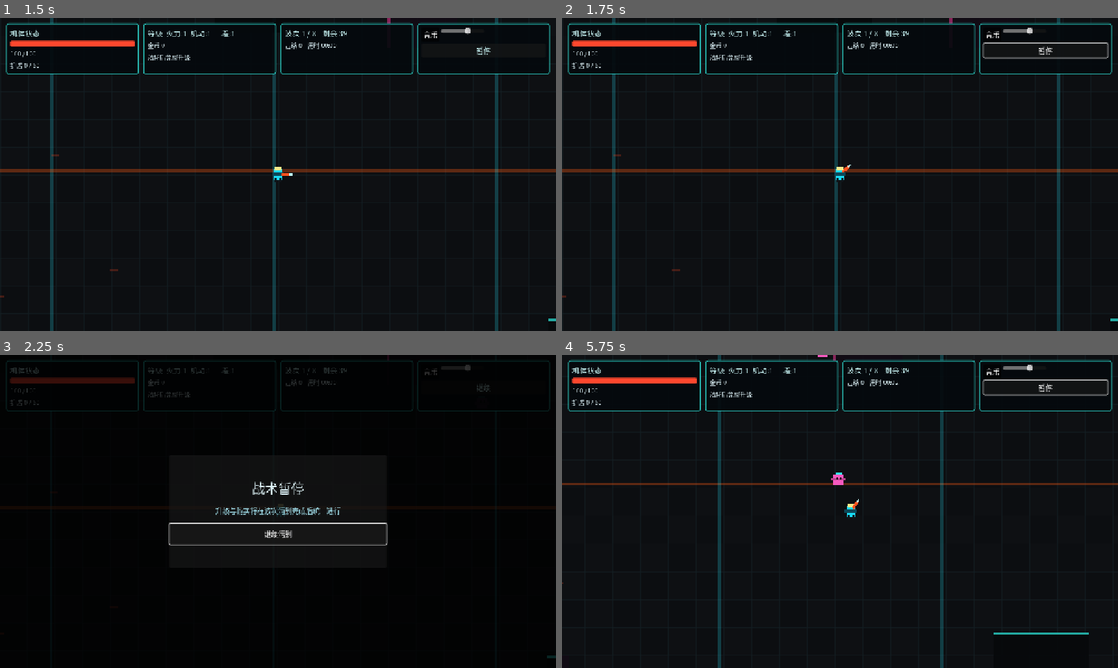
Above: before the commit, frames 1-4 (two rows, left to right).
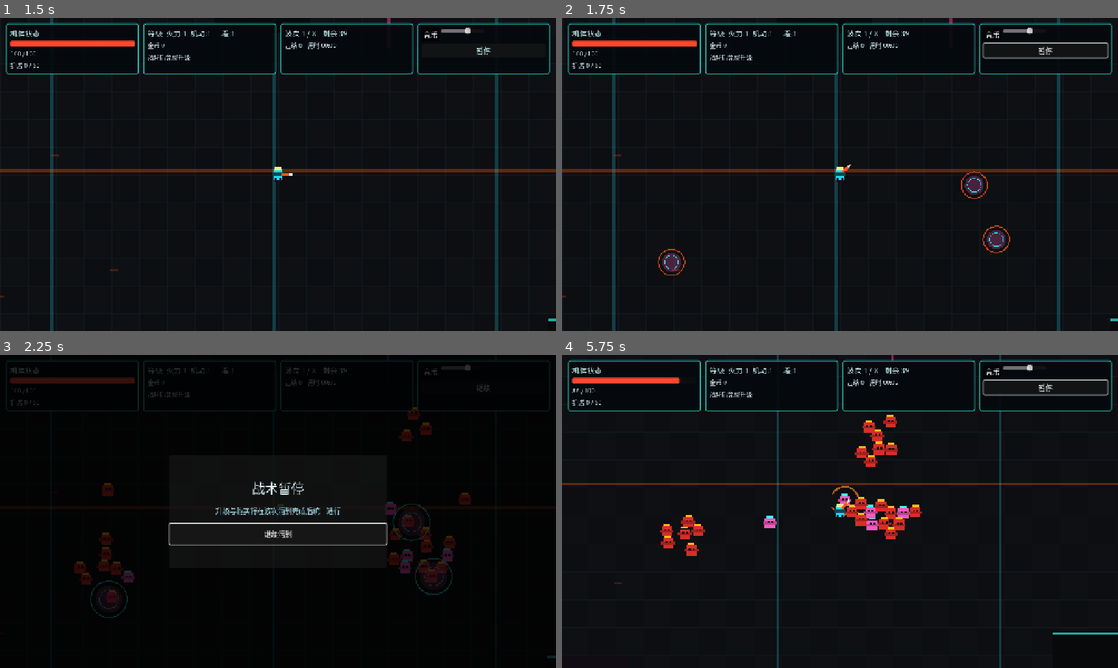
Above: after the commit, the same moments.

Repository: xiejiamincyq/2d-game
Game: Godot game, scene res://scenes/Main.tscn
The game is run twice, just before and just after one commit, with the same random seed, the same clock (stepped at 60 frames per second) and the same inputs.
Inputs (mouse positions are in pixels of both pictures, inside the frame that each line leads up to):
- Up to frame 1 (1.5 s): click "开始清剿" at 0.5 s; click "音乐" at 1.25 s
- Up to frame 2 (1.75 s): no input
- Up to frame 3 (2.25 s): tap Enter at 2 s; move the mouse to (400, 495) at 2.02 s; hold D (move_right) from 2.03 s (still down); right-click (400, 495) at 2.1 s
- Up to frame 4 (5.75 s): tap Space at 2.27, 3.02 s; move the mouse to (728, 527) at 2.77 s; release D (move_right) at 2.78 s; hold S (move_down) 2.78-3.5 s; click (728, 527) at 2.85 s; click "继续" at 3.5 s; click "继续清剿" at 4.25 s; move the mouse to (895, 442) at 5.02 s; hold D (move_right) from 5.03 s (still down); tap R at 5.1 s

Frame 1 is identical in both runs. In frame 2, 0.6% of the frame differs, in the area x 17-81%, y 48-83%; in frame 3, 2.1%; in frame 4, 4.0%, in the area x 0-100%, y 0-100%.

Commit message:
feat: route waves through concentrated portal bursts
Moves the live wave queue into three to five visible portals, preserving warning time and bounded per-frame enemy release before wave completion.

Diff:
--- a/scripts/Main.gd
+++ b/scripts/Main.gd
@@ -21,6 +21,7 @@
 var world: Node2D
 var enemies: Node2D
 var projectiles: Node2D
+var portals: Node2D
 var pickups: Node2D
 var player: Node
 var wave_director: Node
@@ -110,6 +111,10 @@
 	projectiles.name = "Projectiles"
 	projectiles.process_mode = Node.PROCESS_MODE_PAUSABLE
 	world.add_child(projectiles)
+	portals = Node2D.new()
+	portals.name = "SpawnPortals"
+	portals.process_mode = Node.PROCESS_MODE_PAUSABLE
+	world.add_child(portals)
 	ui = GameUIScript.new()
 	add_child(ui)
 	audio = AudioManagerScript.new()
@@ -206,7 +211,7 @@
 	wave_director.enemy_killed.connect(_on_enemy_killed)
 	wave_director.damage_resolved.connect(combat_feedback.on_damage_resolved)
 	wave_director.victory.connect(_on_victory)
-	wave_director.setup(player, enemies, projectiles)
+	wave_director.setup(player, enemies, projectiles, portals)
 	player.set_enemy_provider(wave_director.get_active_enemies)
 	ui.set_health(player.health.current_health, player.health.max_health)
 	ui.set_shield(player.shield, player.max_shield)
--- a/scripts/systems/WaveDirector.gd
+++ b/scripts/systems/WaveDirector.gd
@@ -17,13 +17,16 @@
 signal victory
 
 const EnemyScript = preload("res://scripts/actors/Enemy.gd")
+const SpawnPortalScript = preload("res://scripts/world/SpawnPortal.gd")
 
 const PORTAL_MIN_SAFE_DISTANCE := 260.0
 const PORTAL_MAX_SAFE_DISTANCE := 520.0
 const PORTAL_WORLD_MARGIN := 48.0
+const PORTAL_SPAWN_BUDGET_PER_FRAME := 4
 
 var enemy_parent: Node
 var projectile_parent: Node
+var portal_parent: Node
 var player: Node
 var wave_index: int = -1
 var spawn_queue: Array[int] = []
@@ -36,6 +39,8 @@
 var world_bounds: Rect2 = Rect2()
 var spawn_rng := RandomNumberGenerator.new()
 var active_enemies: Array[Node] = []
+var active_portals: Array[Node] = []
+var portal_spawn_queues: Dictionary = {}
 
 var waves: Array[Dictionary] = [
 	{"scrapper": 34, "dasher": 5, "spitter": 0, "bruiser": 0, "rate": 0.16},
@@ -51,16 +56,20 @@
 func _ready() -> void:
 	spawn_rng.randomize()
 
-func setup(target_player: Node, enemies: Node, projectiles: Node) -> void:
+func setup(target_player: Node, enemies: Node, projectiles: Node, portals: Node = null) -> void:
 	player = target_player
 	enemy_parent = enemies
 	projectile_parent = projectiles
+	portal_parent = portals if portals != null else enemies
 	prepare_next_wave()
 
 func _process(delta: float) -> void:
 	if not active or player == null:
 		return
 	if waiting_for_advance or prepared_wave or not wave_running:
+		return
+	if not active_portals.is_empty():
+		_process_portal_attack(delta)
 		return
 	if spawn_queue.is_empty():
 		if active_enemies.is_empty():
@@ -114,7 +123,49 @@
 	prepared_wave = false
 	wave_running = true
 	spawn_timer = 0.0
+	_open_portal_attack()
 	return true
+
+func _open_portal_attack() -> void:
+	# Legacy callers without a dedicated portal layer retain the original
+	# direct-spawn behavior; the game passes a separate layer from Main.
+	if spawn_queue.is_empty() or portal_parent == null or portal_parent == enemy_parent:
+		return
+	var portal_count := clampi(ceili(float(spawn_queue.size()) / 40.0), 3, 5)
+	var queues: Array[Array] = []
+	for index in range(portal_count):
+		queues.append([])
+	for index in range(spawn_queue.size()):
+		queues[index % portal_count].append(spawn_queue[index])
+	spawn_queue.clear()
+	for index in range(portal_count):
+		var portal: Node = SpawnPortalScript.new()
+		portal.global_position = sample_portal_position(player.global_position, spawn_rng)
+		portal.set_process(false)
+		var burst_duration := maxf(0.45, float(queues[index].size()) / float(PORTAL_SPAWN_BUDGET_PER_FRAME * 30))
+		portal.configure(portal.global_position, 0.7, burst_duration)
+		portal_parent.add_child(portal)
+		active_portals.append(portal)
+		portal_spawn_queues[portal.get_instance_id()] = queues[index]
+		portal.closed.connect(_on_portal_closed, CONNECT_ONE_SHOT)
+	_emit_wave_status()
+
+func _process_portal_attack(delta: float) -> void:
+	for portal in active_portals.duplicate():
+		if not is_instance_valid(portal):
+			active_portals.erase(portal)
+			continue
+		portal.advance(delta)
+		if portal.state != portal.State.BURST:
+			continue
+		var queue: Array = portal_spawn_queues.get(portal.get_instance_id(), [])
+		for count in range(mini(PORTAL_SPAWN_BUDGET_PER_FRAME, queue.size())):
+			_spawn_enemy_at(int(queue.pop_front()), portal.global_position)
+		portal_spawn_queues[portal.get_instance_id()] = queue
+	if active_portals.is_empty() and active_enemies.is_empty() and spawn_queue.is_empty():
+		_finish_current_wave()
+	else:
+		_emit_wave_status()
 
 func _finish_current_wave() -> void:
 	if waiting_for_advance or not wave_running:
@@ -159,11 +210,12 @@
 	}
 
 func _spawn_enemy(kind: int) -> void:
+	var position := sample_spitter_spawn_position(player.global_position, get_camera_safe_rect(), spawn_rng) if kind == EnemyScript.EnemyKind.SPITTER else sample_spawn_position(player.global_position, 24.0, 430.0, spawn_rng)
+	_spawn_enemy_at(kind, position)
+
+func _spawn_enemy_at(kind: int, position: Vector2) -> void:
 	var enemy := EnemyScript.new()
-	if kind == EnemyScript.EnemyKind.SPITTER:
-		enemy.global_position = sample_spitter_spawn_position(player.global_position, get_camera_safe_rect(), spawn_rng)
-	else:
-		enemy.global_position = sample_spawn_position(player.global_position, 24.0, 430.0, spawn_rng)
+	enemy.global_position = position
 	if world_bounds.size != Vector2.ZERO:
 		enemy.world_bounds = world_bounds
 	enemy.setup(kind, wave_index + 1, projectile_parent)
@@ -336,9 +388,20 @@
 func _on_enemy_tree_exiting(enemy: Node) -> void:
 	active_enemies.erase(enemy)
 
+func _on_portal_closed(portal: Node) -> void:
+	portal_spawn_queues.erase(portal.get_instance_id())
+	active_portals.erase(portal)
+	portal.queue_free()
+
 func get_active_enemies() -> Array[Node]:
 	return active_enemies
 
+func get_active_portal_count() -> int:
+	return active_portals.size()
+
 func _emit_wave_status() -> void:
-	var remaining := spawn_queue.size() + active_enemies.size()
+	var portal_remaining := 0
+	for queue in portal_spawn_queues.values():
+		portal_remaining += (queue as Array).size()
+	var remaining := spawn_queue.size() + portal_remaining + active_enemies.size()
 	wave_changed.emit(wave_index + 1, waves.size(), remaining)
--- a/scripts/tests/PortalTest.gd
+++ b/scripts/tests/PortalTest.gd
@@ -53,8 +53,42 @@
 	if not _assert_true(not portal.advance(1.0), "closed portal advanced a second time"):
 		return
 
+	var fixture := Node.new()
+	var attack_player := Node2D.new()
+	var attack_enemies := Node2D.new()
+	var attack_projectiles := Node2D.new()
+	var attack_portals := Node2D.new()
+	var attack_director: Node = WaveDirectorScript.new()
+	root.add_child(fixture)
+	fixture.add_child(attack_player)
+	fixture.add_child(attack_enemies)
+	fixture.add_child(attack_projectiles)
+	fixture.add_child(attack_portals)
+	fixture.add_child(attack_director)
+	attack_director.set_process(false)
+	attack_director.world_bounds = Rect2(-1400, -900, 2800, 1800)
+	attack_director.setup(attack_player, attack_enemies, attack_projectiles, attack_portals)
+	attack_director.spawn_queue.assign([0, 0, 0, 0, 0, 0, 0, 0, 0])
+	if not _assert_true(attack_director.begin_prepared_wave(), "portal attack did not begin a prepared wave"):
+		return
+	if not _assert_true(attack_director.get_active_portal_count() == 3, "wave did not open three portal warnings"):
+		return
+	attack_director._process(0.5)
+	if not _assert_true(attack_enemies.get_child_count() == 0, "enemies spawned before portal warning completed"):
+		return
+	attack_director._process(0.3)
+	if not _assert_true(attack_enemies.get_child_count() == 9, "portal burst did not release every assigned enemy"):
+		return
+	for enemy in attack_enemies.get_children():
+		enemy.queue_free()
+	await process_frame
+	attack_director._process(1.0)
+	if not _assert_true(attack_director.get_active_portal_count() == 0, "closed portals remained in the wave registry"):
+		return
+
 	portal.queue_free()
 	director.queue_free()
+	fixture.queue_free()
 	await process_frame
 	print("TEST PASS: PortalTest %d" % assertions)
 	quit(0)
Not shown, changed: tasks/todo.md
